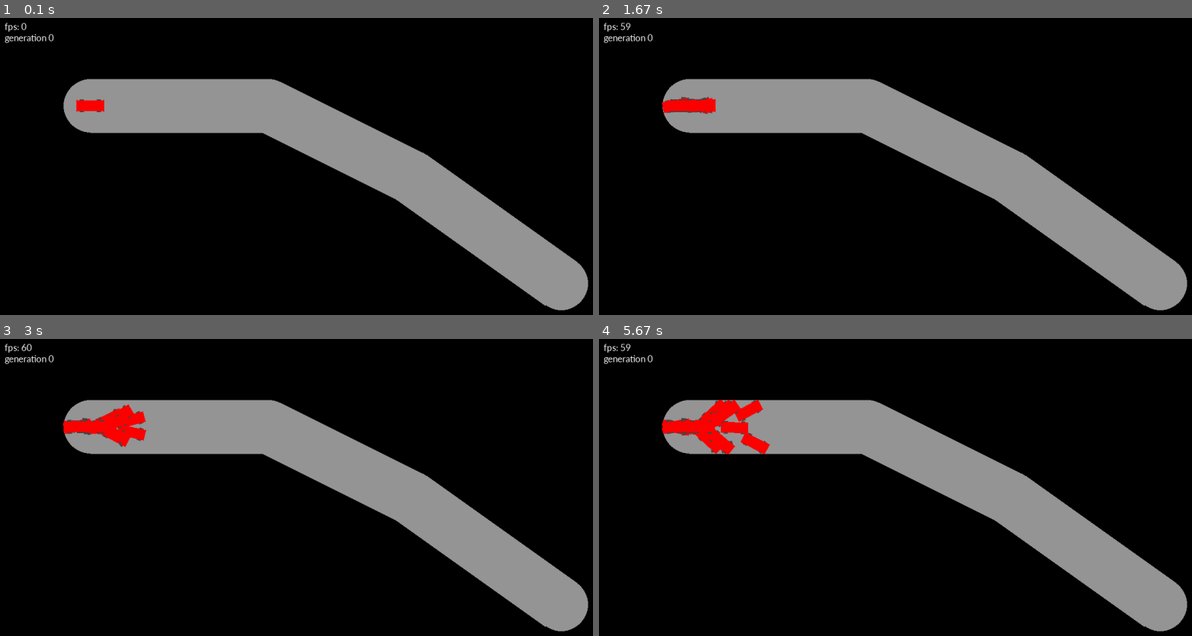
Above: before the commit, frames 1-4 (two rows, left to right).
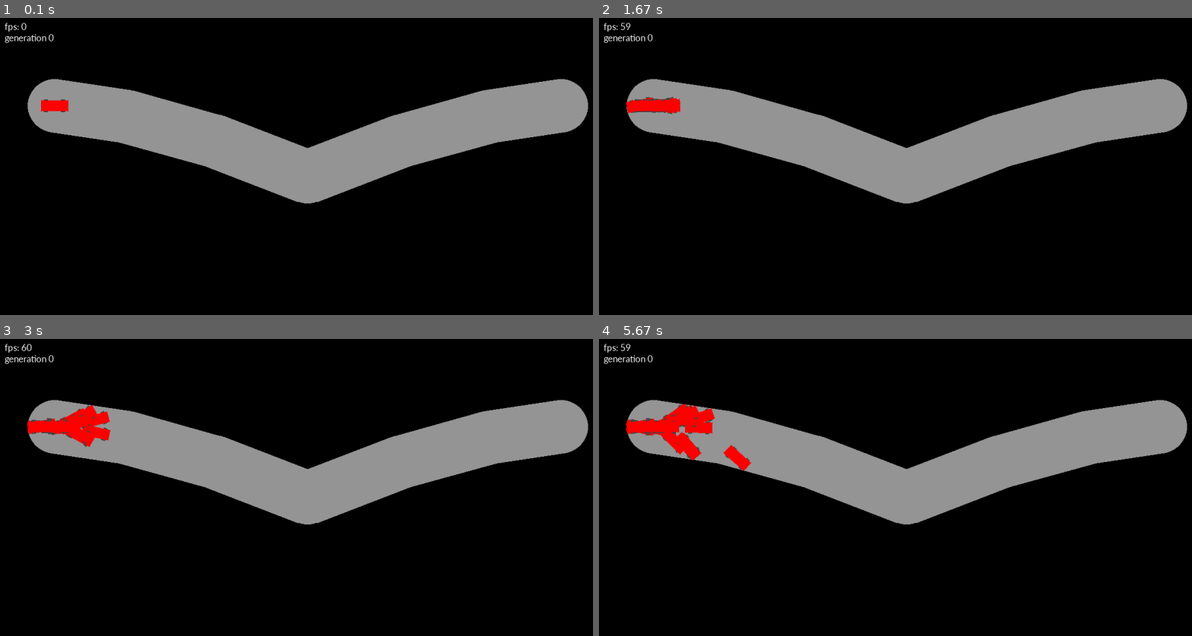
Above: after the commit, the same moments.

Repository: alexelwood14/Hello-AI
Game: pygame game, started from main.py
Same seed, same stepped clock (60 frames per second), same inputs: the game is played once before the commit and once after it.
Inputs (mouse positions are in pixels of both pictures, inside the frame that each line leads up to):
- Up to frame 1 (0.1 s): no input
- Up to frame 2 (1.67 s): no input
- Up to frame 3 (3 s): no input
- Up to frame 4 (5.67 s): click (812, 520) at 4.88 s; click (972, 386) at 5.22 s; click (1132, 621) at 5.55 s

The runs differ from the first frame. In frame 1, 24% of the frame differs, in the area x 4-100%, y 20-99%; in frame 2, 24%; in frame 3, 24%; in frame 4, 25%.

Commit message:
Cars are reset to begining of track

Diff:
--- a/game.py
+++ b/game.py
@@ -43,7 +43,7 @@
     start_ang = track.get_start_ang()
     new_cars = []
     for car in range(car_num):
-        new_cars.append(car_o.Car(window, [asp_ratio*300, asp_ratio*300], 10, start_ang))
+        new_cars.append(car_o.Car(window, track.get_points()[0], 10, start_ang))
 
     for car in range(car_num):
         new_cars[car].set_biases(cars[car].get_biases())
@@ -97,7 +97,7 @@
     f = open("data/average_progress", "a")
 
     asp_ratio = window.get_size()[1] / const.BASE_RES
-    track_points = get_track_points("track2", asp_ratio)
+    track_points = get_track_points("track3", asp_ratio)
     track = map_o.Map(window, const.COL["light_grey"], track_points, 100)
 
     start_ang = track.get_start_ang()
--- a/map_o.py
+++ b/map_o.py
@@ -83,6 +83,9 @@
     def get_start_ang(self):
         return self.start_ang
 
+    def get_points(self):
+        return self.points
+
 
 
 
